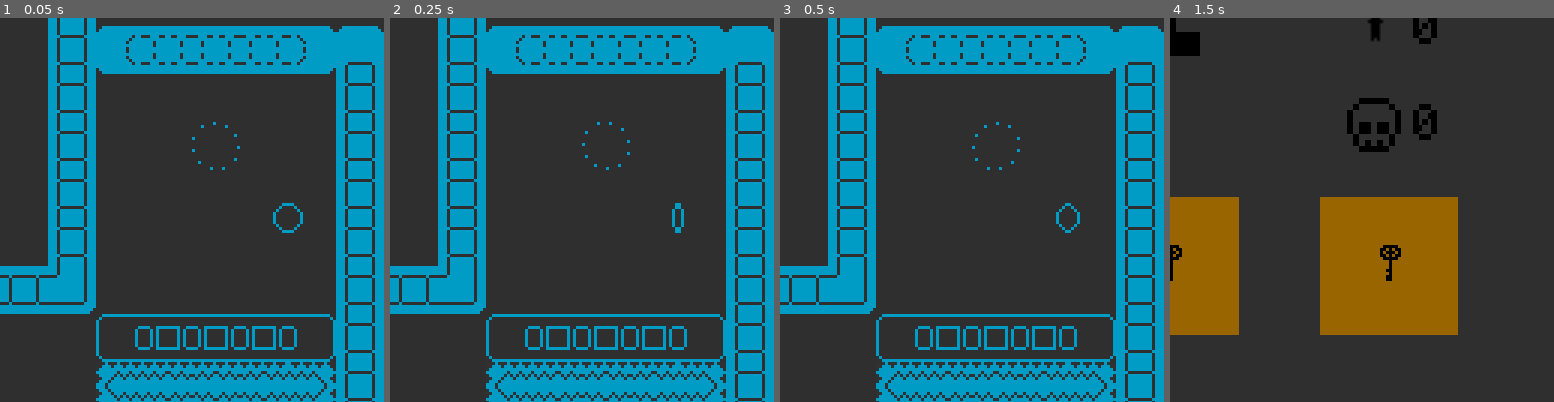
Above: before the commit, frames 1-4 (left to right).
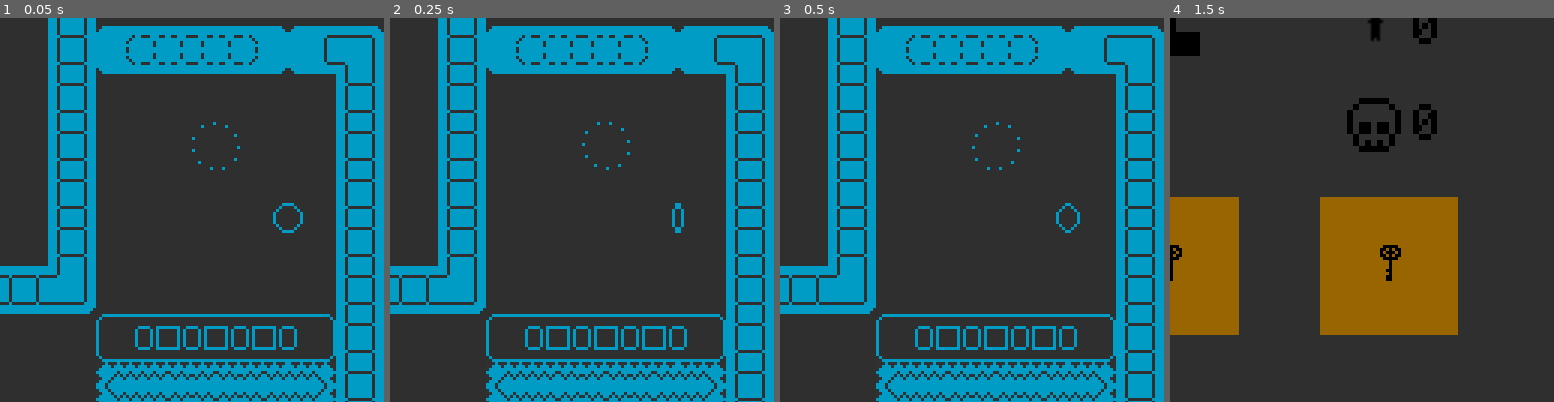
Above: after the commit, the same moments.

Repository: fijaniques/onebitarrow
Game: Godot game, scene res://Maps/World03/Map04/Map04.tscn
Same seed, same stepped clock (60 frames per second), same inputs: the game is played once before the commit and once after it. This scene is started directly instead of the project's main scene. Sound files missing from this copy of the repository are replaced by a short silence.
Inputs (mouse positions are % of the whole screen's width and height, from its top left):
- Up to frame 1 (0.05 s): no input
- Up to frame 2 (0.25 s): no input
- Up to frame 3 (0.5 s): no input
- Up to frame 4 (1.5 s): tap Enter (start) at 0.5 s; move the mouse to (72, 45) at 0.52 s; hold W (up) 0.53-1.25 s; hold A (a) 0.53-1.25 s; tap Space (jump) at 0.77 s; tap D (d) at 0.8 s; click (50, 41) at 1.25 s
The pictures show only the part of the screen within x 50-100%, y 18-68%; the shares and areas given below are measured in that part.

The runs differ from the first frame. In frame 1, 0.7% of the frame differs, in the area x 63-98%, y 2-15%; in frame 2, 0.7%; in frame 3, 0.7%; in frame 4, nothing differs.

Commit message:
fixed exit of 3.4

Diff:
--- a/Maps/World03/Map04/Map04.tscn
+++ b/Maps/World03/Map04/Map04.tscn
@@ -6,13 +6,13 @@
 [node name="Map04" instance=ExtResource( 1 )]
 
 [node name="Walls" parent="Colorizer" index="0"]
-tile_data = PoolIntArray( 9, 0, 4, 10, 0, 196609, 11, 0, 196 …(96 unchanged characters)… 31081, 0, 65539, 196617, 0, 65539, 196623, 0, 3, 262153, 0, 65539, 262159, 0, 65539, 32 …(1184 unchanged characters)…
+tile_data = PoolIntArray( 9, 0, 4, 10, 0, 196609, 11, 0, 196 …(96 unchanged characters)… 31081, 0, 65539, 196617, 0, 65539, 196622, 0, 196608, 196623, 0, 6, 262153, 0, 65539, 262159, 0, 65539, 32 …(1184 unchanged characters)…
 
 [node name="Activatable" parent="Colorizer" index="1"]
-tile_data = PoolIntArray( 196618, 0, 196608, 196619, 0, 196609, 196620, 0, 196609, 196621, 0, 196609, 196622, 0, 196610, 851969, 0, 196608, 851970, 0, 196609, 851971, 0, 196609, 851972, 0, 196610 )
+tile_data = PoolIntArray( 196618, 0, 196608, 196619, 0, 196609, 196620, 0, 196609, 196621, 0, 196610, 851969, 0, 196608, 851970, 0, 196609, 851971, 0, 196609, 851972, 0, 196610 )
 
 [node name="Points" parent="Colorizer" index="2"]
-tile_data = PoolIntArray( 196618, 0, 196608, 196619, 0, 196609, 196620, 0, 196609, 196621, 0, 196609, 196622, 0, 196610, 851969, 0, 196608, 851970, 0, 196609, 851971, 0, 196609, 851972, 0, 196610 )
+tile_data = PoolIntArray( 196618, 0, 196608, 196619, 0, 196609, 196620, 0, 196609, 196621, 0, 196610, 851969, 0, 196608, 851970, 0, 196609, 851971, 0, 196609, 851972, 0, 196610 )
 
 [node name="Activatable2" parent="Colorizer" index="3"]
 tile_data = PoolIntArray( 589834, 0, 196608, 589835, 0, 196609, 589836, 0, 196609, 589837, 0, 196609, 589838, 0, 196610, 720897, 0, 196608, 720898, 0, 196609, 720899, 0, 196609, 720900, 0, 196610 )
